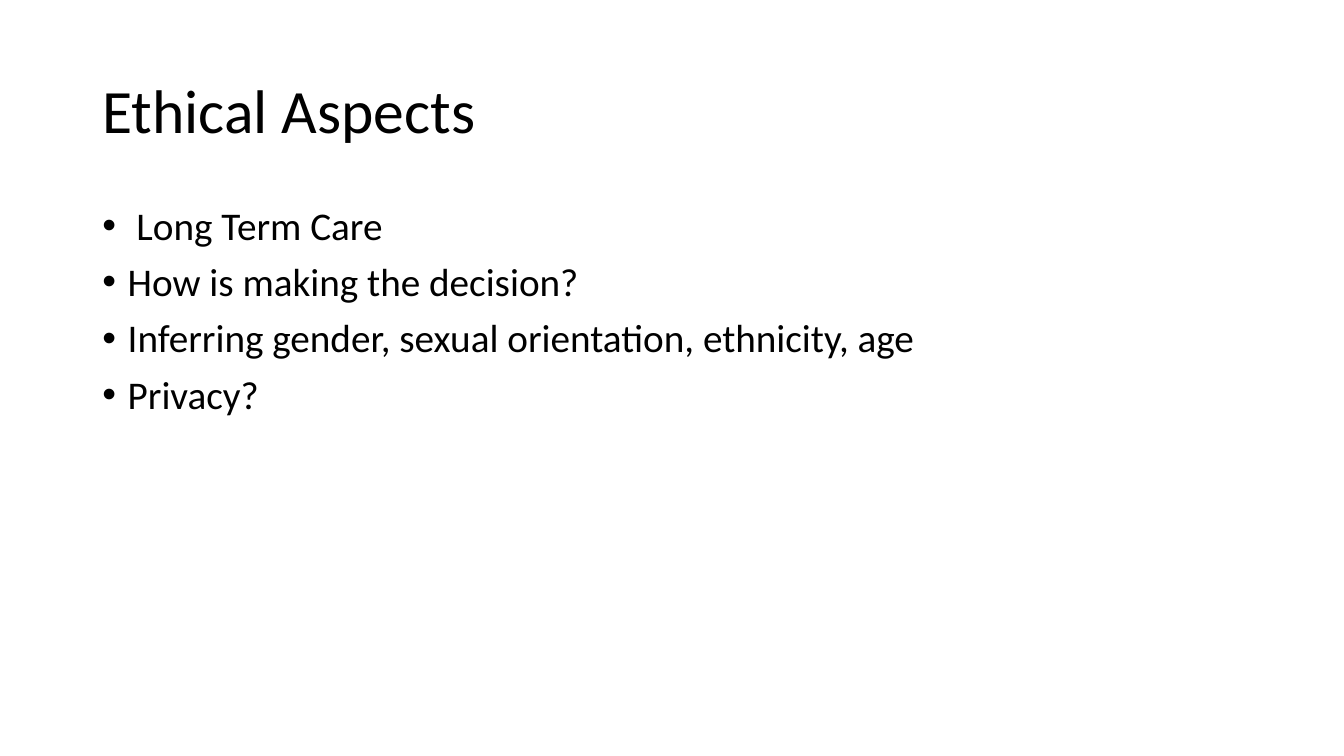
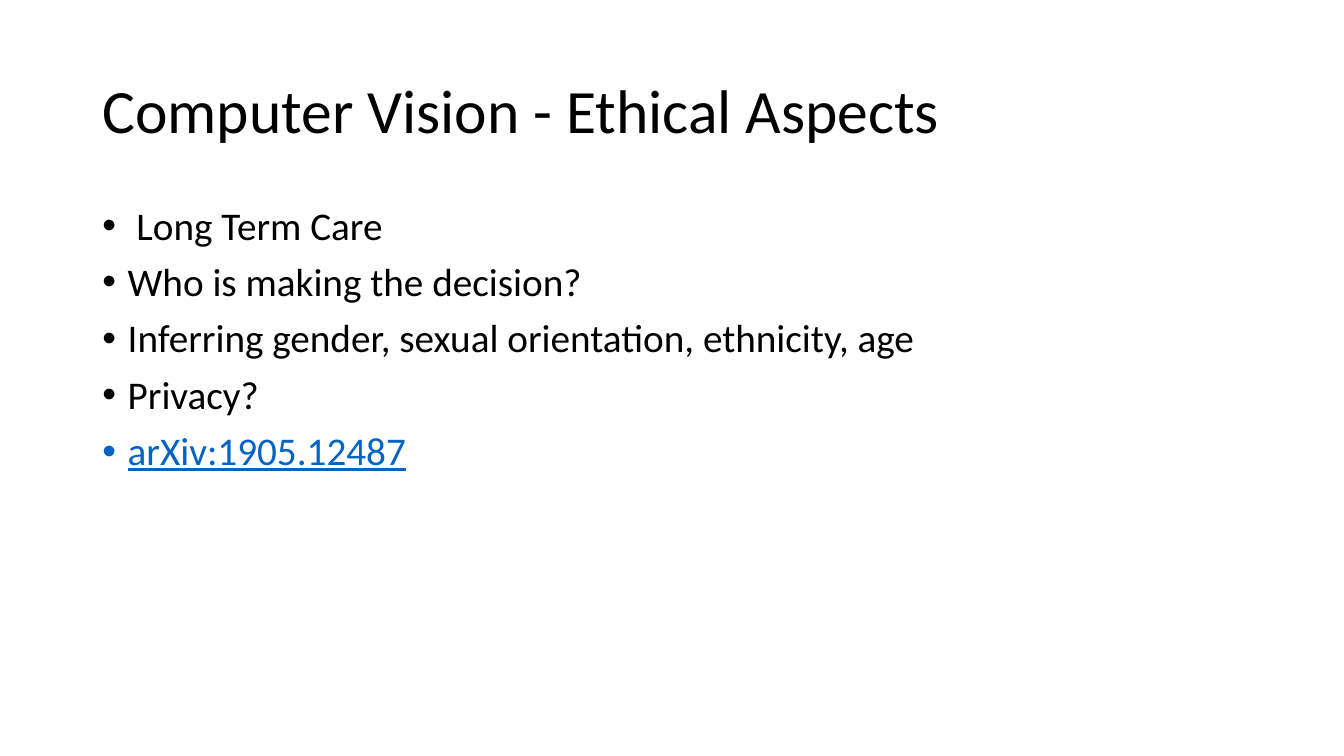
Before and after one commit to dsikar/pi-face-recognition, a slide deck: slide 18 of workshop/FaceRecognitionInTheWild-Presentation.pptx. Drawn at 1344x756 pixels with LibreOffice and Linux fonts; fonts in the diff are those of the drawing. Boxes give left, top, right and bottom in pixels: in the first picture for what was removed or moved away, otherwise in the second. Text is boxed around its words. In the diff, an @@ line names an element or a change of style, - is before the commit and + after.

Commit message:
Updated slides

```diff
--- a/workshop/FaceRecognitionInTheWild-Presentation.pptx
+++ b/workshop/FaceRecognitionInTheWild-Presentation.pptx
@@ title at bbox=[102, 90, 939, 143]: text changed @@
-Ethical Aspects
+Computer Vision - Ethical Aspects
@@ text at bbox=[128, 268, 581, 303]: text changed @@
-• How is making the decision?
+• Who is making the decision?
@@ text at bbox=[128, 438, 406, 471]: paragraph added @@
+• arXiv:1905.12487
```
Also in this commit, not shown: 3 other slides changed, 12 slides added.
